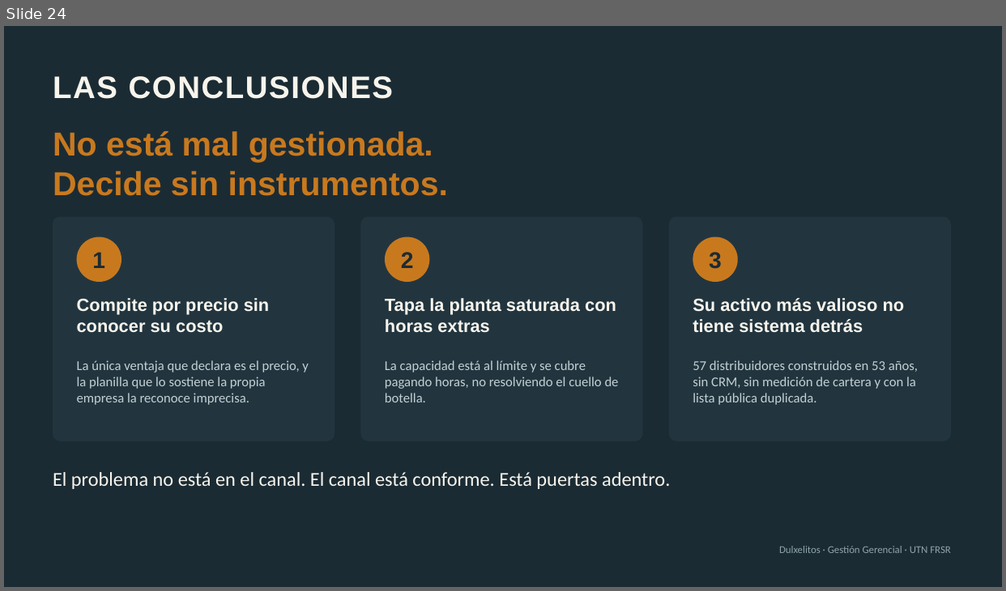
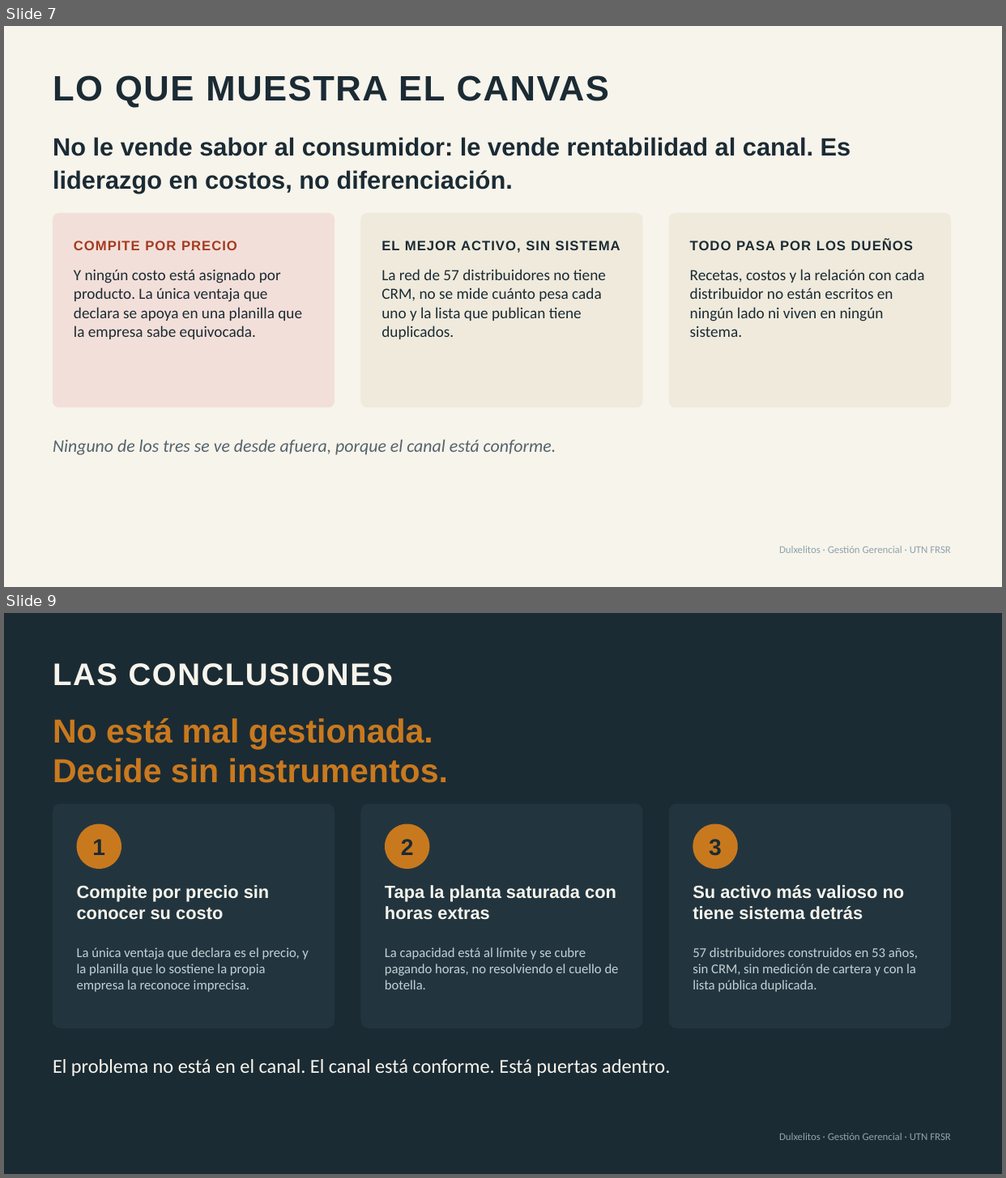
Before and after one commit to emisorato1/gestion-gerencial-2026, a slide deck: Material Campus/Proyecto Final/Proyecto/Entrega/Presentación TP Final Parte 1 - Dulxelitos.pptx. Shown one above the other, each under a label of ours: slide 24 before the commit, slides 7 and 9 after it; the slides between them are not shown. The pictures are 1006x591 and 1006x1178 pixels, drawn with LibreOffice and Linux fonts; fonts in the diff are those of the drawing. Boxes give left, top, right and bottom in pixels: in the first picture for what was removed or moved away, otherwise in the second. Text is boxed around its words. In the diff, an @@ line names an element or a change of style, - is before the commit and + after.

```diff
--- a/Material Campus/Proyecto Final/Proyecto/Entrega/Presentación TP Final Parte 1 - Dulxelitos.pptx
+++ b/Material Campus/Proyecto Final/Proyecto/Entrega/Presentación TP Final Parte 1 - Dulxelitos.pptx
@@ slide 7 added at (4,26,1002,587), background #F7F4EC @@
@@ text added at (53,75,609,108), 34 pt, text #1B2B34, bold @@
+LO QUE MUESTRA EL CANVAS
@@ text added at (53,137,851,193), 24 pt, text #1B2B34, bold @@
+No le vende sabor al consumidor: le vende rentabilidad al canal. Es liderazgo en costos, no diferenciación.
@@ rounded rectangle added at (53,213,335,408), fill #F3DFD9 @@
@@ rounded rectangle added at (361,213,643,408), fill #EFEADC @@
@@ rounded rectangle added at (669,213,951,408), fill #EFEADC @@
@@ text added at (74,241,237,250), 13 pt, text #A33B22, bold @@
+COMPITE POR PRECIO
@@ text added at (381,241,620,253), 13 pt, text #1B2B34, bold @@
+EL MEJOR ACTIVO, SIN SISTEMA
@@ text added at (690,239,913,250), 13 pt, text #1B2B34, bold @@
+TODO PASA POR LOS DUEÑOS
@@ text added at (74,269,302,339), 15 pt, text #1B2B34 @@
+Y ningún costo está asignado por producto. La única ventaja que declara se apoya en una planilla que la empresa sabe equivocada.
@@ text added at (381,269,606,339), 15 pt, text #1B2B34 @@
+La red de 57 distribuidores no tiene CRM, no se mide cuánto pesa cada uno y la lista que publican tiene duplicados.
@@ text added at (690,269,925,337), 15 pt, text #1B2B34 @@
+Recetas, costos y la relación con cada distribuidor no están escritos en ningún lado ni viven en ningún sistema.
@@ text added at (53,440,556,455), 17 pt, text #55636B, italic @@
+Ninguno de los tres se ve desde afuera, porque el canal está conforme.
@@ text added at (779,546,950,553), 10 pt, text #8FA3AB @@
+Dulxelitos · Gestión Gerencial · UTN FRSR
@@ what was slide 24 is now slide 9 @@
```
Also in this commit, not shown: 4 slides changed, 1 other slide added, 18 slides removed, 11 other files.
